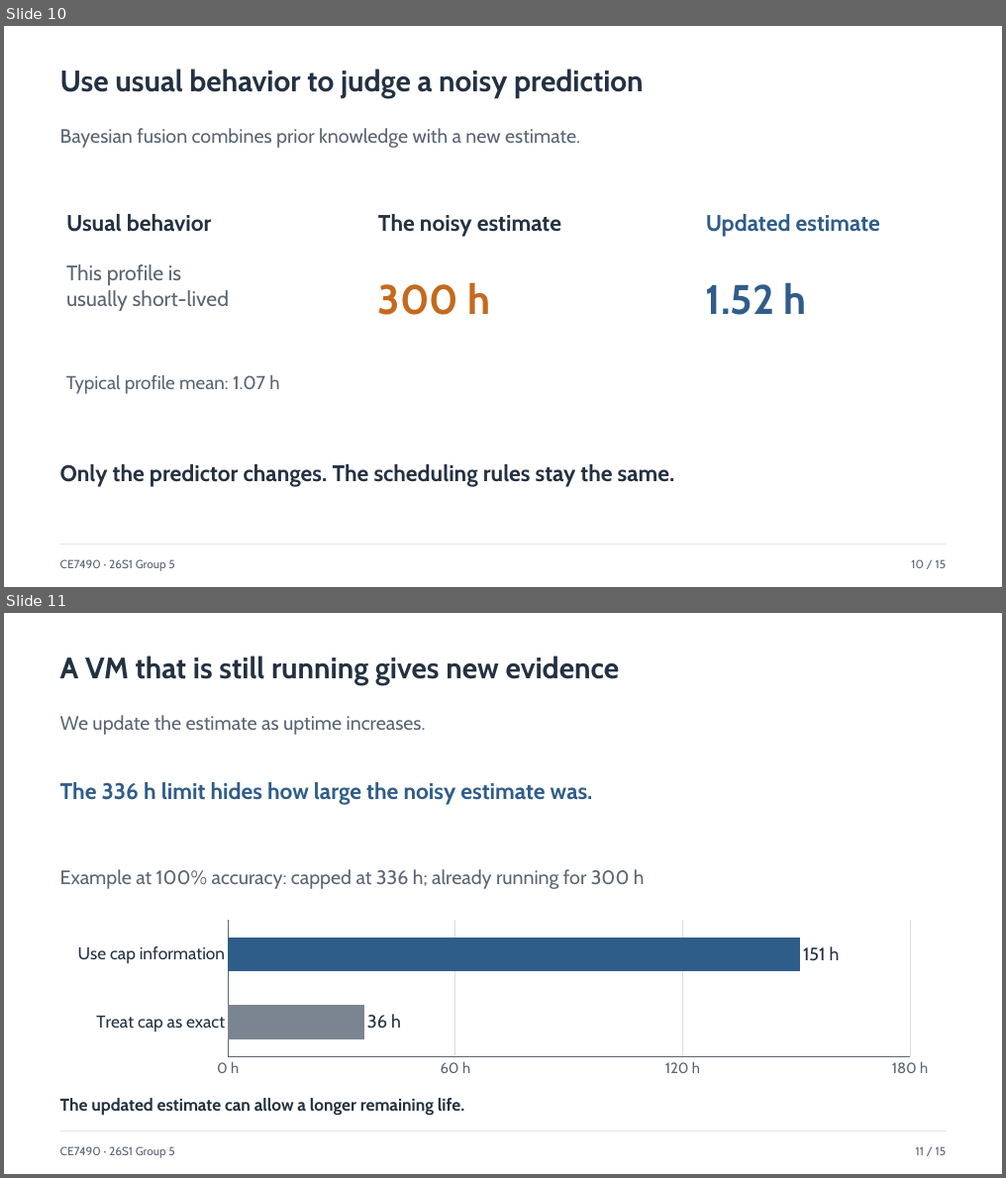
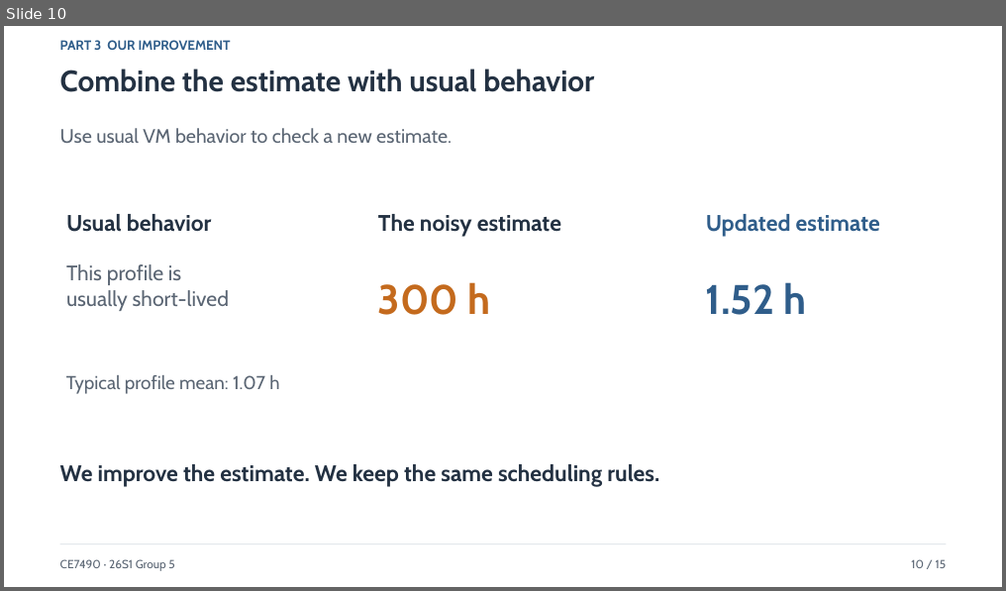
Before and after one commit to xxxmian/CE7490-P2_Revisiting_LAVA, a slide deck: Revisiting_Lifetime_Aware_VM_Allocation_Presentation_v4.pptx. Shown one above the other, each under a label of ours: slides 10 and 11 before the commit, slide 10 after it. The pictures are 1006x1178 and 1006x591 pixels, drawn with LibreOffice and Linux fonts; fonts in the diff are those of the drawing. Boxes give left, top, right and bottom in pixels: in the first picture for what was removed or moved away, otherwise in the second. Text is boxed around its words. In the diff, an @@ line names an element or a change of style, - is before the commit and + after.

```diff
--- a/Revisiting_Lifetime_Aware_VM_Allocation_Presentation_v4.pptx
+++ b/Revisiting_Lifetime_Aware_VM_Allocation_Presentation_v4.pptx
@@ slide 11 removed at <box>4,613,1002,1174</box>, background #FFFFFF @@
@@ text removed at <box>60,656,620,684</box> @@
-A VM that is still running gives new evidence
@@ text removed at <box>60,715,426,735</box> @@
-We update the estimate as uptime increases.
@@ text removed at <box>60,782,593,805</box> @@
-The 336 h limit hides how large the noisy estimate was.
@@ text removed at <box>60,869,645,889</box> @@
-Example at 100% accuracy: capped at 336 h; already running for 300 h
@@ bar chart removed at <box>60,917,945,1081</box> @@
-categories: Treat cap as exact, Use cap information
-Series 1: 36, 151
@@ text removed at <box>60,1098,464,1116</box> @@
-The updated estimate can allow a longer remaining life.
@@ line removed from (60, 1132) to (945, 1132) @@
@@ text removed at <box>60,1147,174,1158</box> @@
-CE7490 · 26S1 Group 5
@@ text removed at <box>916,1147,946,1156</box> @@
-11 / 15
@@ slide 10 changed as well @@
@@ text added at <box>60,40,231,50</box>, 12.8 pt, text #2F5D8A, bold @@
+PART 3 OUR IMPROVEMENT
@@ text at <box>60,69,594,92</box>: text changed @@
-Use usual behavior to judge a noisy prediction
+Combine the estimate with usual behavior
@@ text at <box>60,128,451,143</box>: text changed @@
-Bayesian fusion combines prior knowledge with a new estimate.
+Use usual VM behavior to check a new estimate.
@@ text at <box>60,465,659,487</box>: text changed @@
-Only the predictor changes. The scheduling rules stay the same.
+We improve the estimate. We keep the same scheduling rules.
```
Also in this commit, not shown: 12 other slides changed, 2 slides added, 1 other slide removed, 6 other files.
